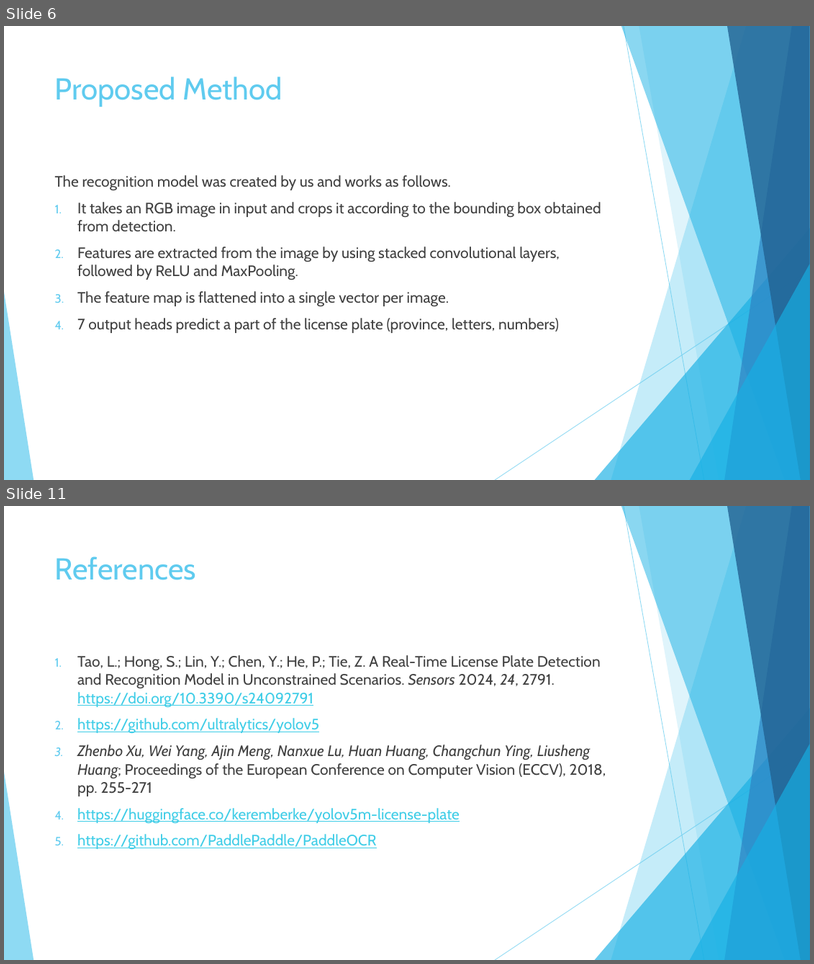
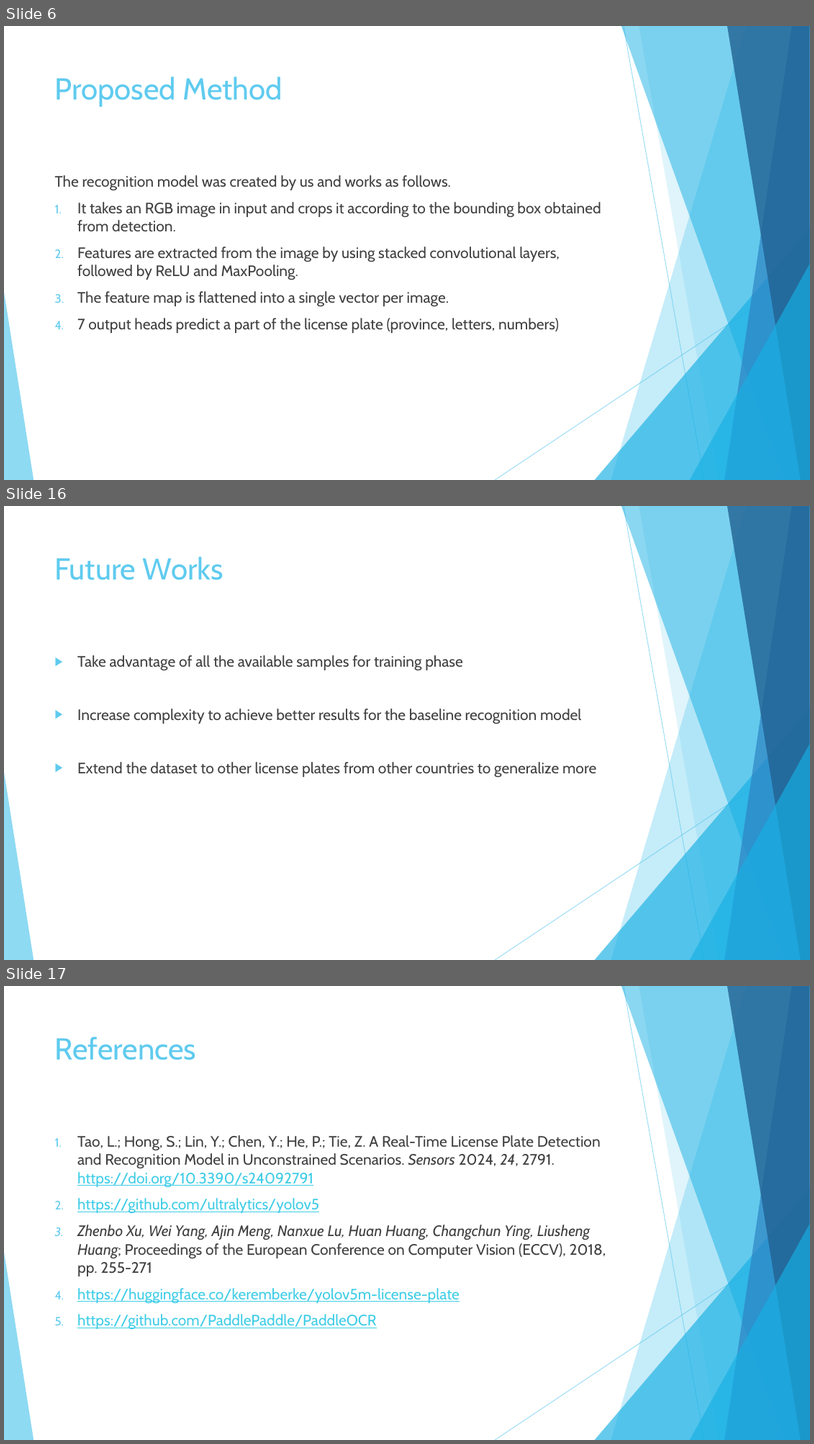
Before and after one commit to onorio21/CV_License_plate_detection_recognition, a slide deck: LicensePlatePresentation.pptx. Shown one above the other, each under a label of ours: slides 6 and 11 before the commit, slides 6, 16 and 17 after it; the slides between them are not shown. The pictures are 814x964 and 814x1444 pixels, drawn with LibreOffice and Linux fonts; fonts in the diff are those of the drawing. Boxes give left, top, right and bottom in pixels: in the first picture for what was removed or moved away, otherwise in the second. Text is boxed around its words. In the diff, an @@ line names an element or a change of style, - is before the commit and + after.

```diff
--- a/LicensePlatePresentation.pptx
+++ b/LicensePlatePresentation.pptx
@@ slide 16 added at box(4, 506, 810, 960), background #FFFFFF; not listed: 10 template elements that a slide beside it also shows @@
@@ title added at box(55, 556, 224, 580), 36 pt, text #5FCBEF @@
+Future Works
@@ text added at box(77, 655, 597, 777), 18 pt, text #404040 @@
+▶ Take advantage of all the available samples for training phase
+▶ Increase complexity to achieve better results for the baseline recognition model
+▶ Extend the dataset to other license plates from other countries to generalize more
@@ what was slide 11 is now slide 17 @@
```
Also in this commit, not shown: 4 slides changed, 7 other slides added, 2 slides removed.
